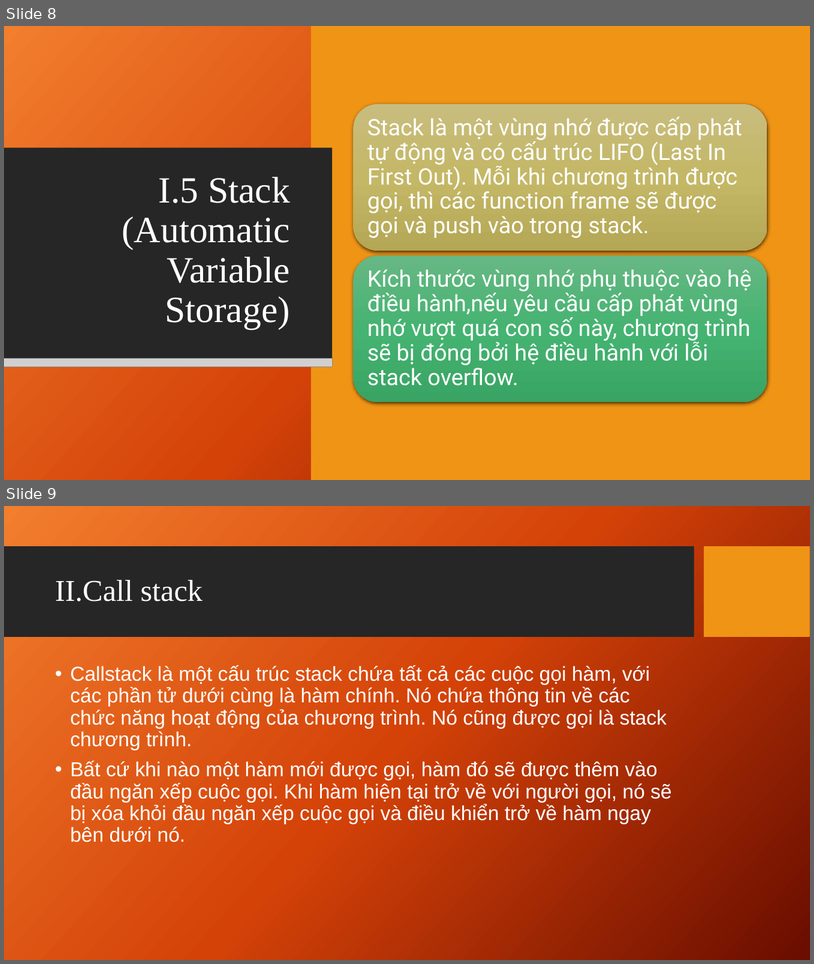
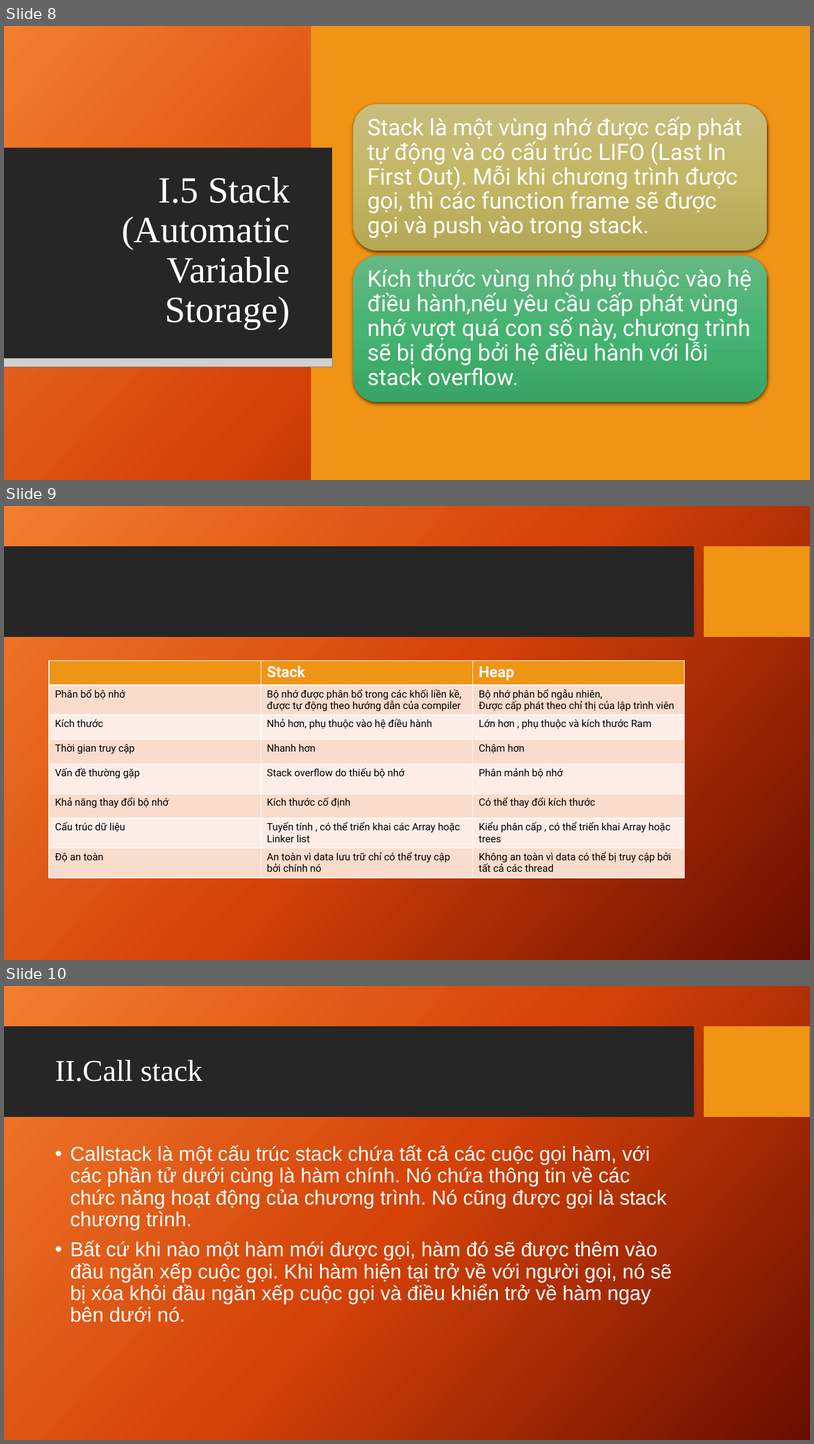
Before and after one commit to DantNg/learnCPP, a slide deck: Slide/Memory Layout.pptx. Shown one above the other, each under a label of ours: slides 8 and 9 before the commit, slides 8, 9 and 10 after it. The pictures are 814x964 and 814x1444 pixels, drawn with LibreOffice and Linux fonts; fonts in the diff are those of the drawing; grey boxes stand for pictures; background and template pictures are left out. Boxes give left, top, right and bottom in pixels: in the first picture for what was removed or moved away, otherwise in the second. Text is boxed around its words. In the diff, an @@ line names an element or a change of style, - is before the commit and + after.

```diff
--- a/Slide/Memory Layout.pptx
+++ b/Slide/Memory Layout.pptx
@@ slide 9 added at bbox=[4, 506, 810, 960], background picture (left out); not listed: 2 template elements that a slide beside it also shows @@
@@ table added at bbox=[49, 661, 684, 880], 8 rows, 3 columns @@
+ | Stack | Heap
+Phân bổ bộ nhớ | Bộ nhớ được phân bổ trong các khối liền kề, được tự động theo hướng dẫn của compiler | Bộ nhớ phân bổ ngẫu nhiên, / Được cấp phát theo chỉ thị của lập trình viên
+Kích thước | Nhỏ hơn, phụ thuộc vào hệ điều hành | Lớn hơn , phụ thuộc và kích thước Ram
+Thời gian truy cập | Nhanh hơn | Chậm hơn
+Vấn đề thường gặp | Stack overflow do thiếu bộ nhớ | Phân mảnh bộ nhớ
+Khả năng thay đổi bộ nhớ | Kích thước cố định | Có thể thay đổi kích thước
+Cấu trúc dữ liệu | Tuyến tính , có thể triển khai các Array hoặc Linker list | Kiểu phân cấp , có thể triển khai Array hoặc trees
+Độ an toàn | An toàn vì data lưu trữ chỉ có thể truy cập bởi chính nó | Không an toàn vì data có thể bị truy cập bởi tất cả các thread
@@ what was slide 9 is now slide 10 @@
```
Also in this commit, not shown: 1 slide changed.
